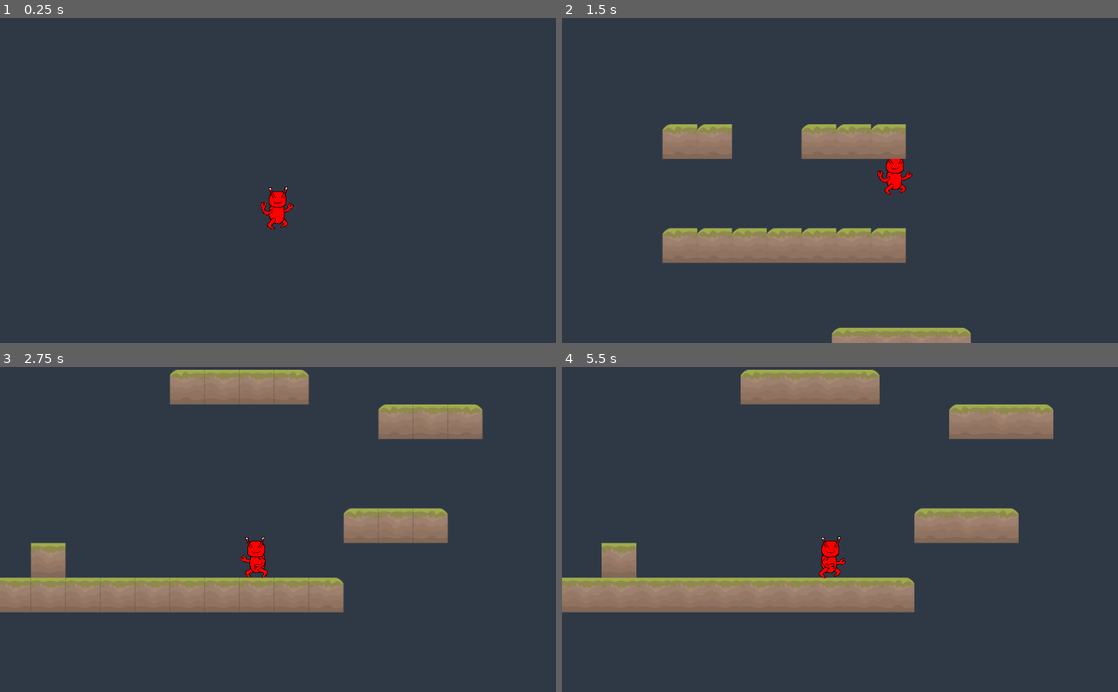
Above: before the commit, frames 1-4 (two rows, left to right).
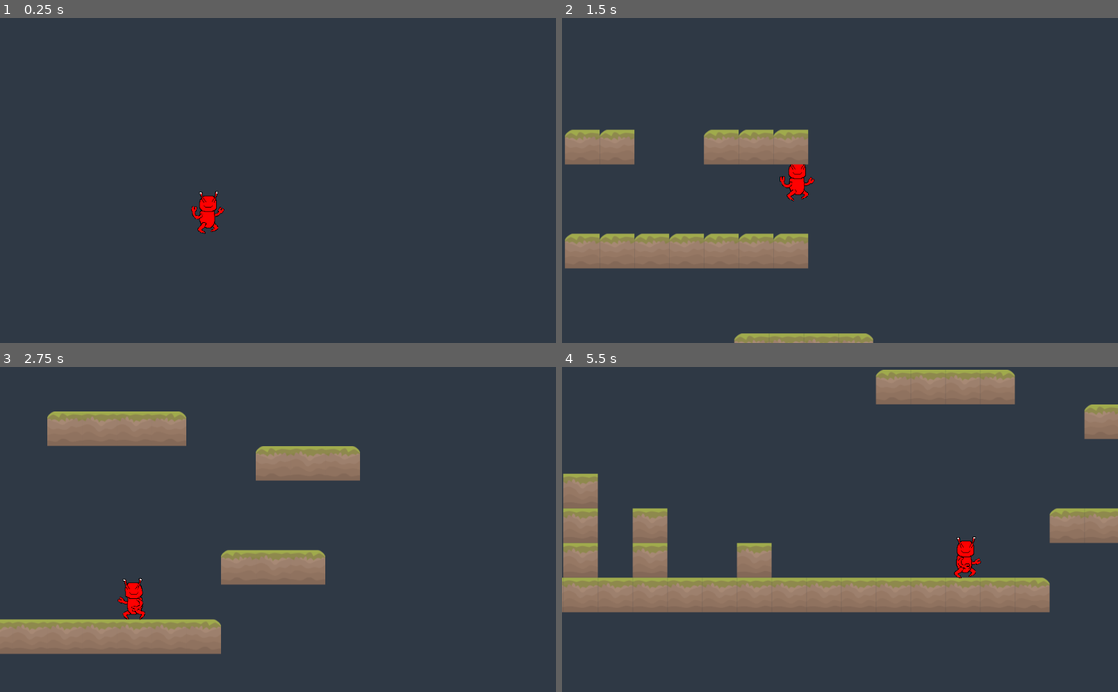
Above: after the commit, the same moments.

Repository: Alhrath/babelito
Game: Godot game, scene res://src/level/0.tscn
Same seed, same stepped clock (60 frames per second), same inputs: the game is played once before the commit and once after it.
Inputs:
- Up to frame 1 (0.25 s): no input
- Up to frame 2 (1.5 s): hold W (jump) 0.53-1.28 s; hold D (move_right) from 0.53 s (still down); tap W (jump) at 1.35 s
- Up to frame 3 (2.75 s): tap W (jump) at 1.52, 1.82 s; release D (move_right) at 2.03 s; hold A (move_left) from 2.03 s (still down); hold W (jump) from 2.03 s (still down)
- Up to frame 4 (5.5 s): release A (move_left) at 2.78 s; release W (jump) at 2.78 s; hold D (move_right) 2.78-4.28 s; tap W (jump) at 2.85, 3.02, 3.32, 4.35, 4.52, 4.82 s; hold W (jump) 3.53-4.28 s; hold A (move_left) 4.28-5.03 s; hold D (move_right) from 5.03 s (still down); hold W (jump) from 5.03 s (still down)

The runs differ from the first frame. In frame 1, 0.8% of the frame differs, in the area x 34-53%, y 51-67%; in frame 2, 13%; in frame 3, 25%, in the area x 0-87%, y 0-89%; in frame 4, 19%.

Commit message:
Better following of the camera

Diff:
--- /dev/null
+++ b/Babelito/src/entity/player/Camera2D.gd
@@ -0,0 +1,28 @@
+extends Camera2D
+
+
+const LOOK_AHEAD_FACTOR = 0.2
+const SHIFT_TRANS = Tween.TRANS_SINE
+const SHIFT_EASE = Tween.EASE_OUT
+const SHIFT_DURATION = 1.0
+
+var facing = 0
+
+onready var prev_camera_pos = get_camera_position()
+onready var tween = $ShiftTween
+
+func _process(delta):
+	_check_facing() #determine if the camera is front of the player or not
+	prev_camera_pos = get_camera_position()
+
+func _check_facing():
+	var new_facing = sign(get_camera_position().x - prev_camera_pos.x)
+	if new_facing != 0 && facing != new_facing:
+		facing = new_facing
+		var target_offset = get_viewport_rect().size.x * LOOK_AHEAD_FACTOR * facing
+
+		tween.interpolate_property(self,"position:x", position.x, target_offset, SHIFT_DURATION, SHIFT_TRANS, SHIFT_EASE)
+		tween.start()
+
+func _on_Player_grounded_updated(is_grounded):
+	drag_margin_v_enabled = !is_grounded
--- a/Babelito/src/entity/player/player.gd
+++ b/Babelito/src/entity/player/player.gd
@@ -1,4 +1,6 @@
 extends KinematicBody2D
+
+signal grounded_updated(is_grounded)
 
 const UP = Vector2(0,-1)
 const SLOPE_STOP = 64
@@ -21,7 +23,7 @@
 onready var anim_player = $Body/PlayerRig/AnimationPlayer
 
 func _ready():
-	gravity = 2* max_jump_height / pow(jump_duration, 2)
+	gravity = 2 * max_jump_height / pow(jump_duration, 2)
 	max_jump_velocity = -sqrt(2 * gravity * max_jump_height)
 	min_jump_velocity = -sqrt(2 * gravity * min_jump_height)
 
@@ -35,6 +37,9 @@
 	velocity = move_and_slide(velocity, UP, SLOPE_STOP)
 
 	is_grounded = !is_jumping && get_collision_mask_bit(DROP_THRU_BIT) && _check_is_grounded()
+	var was_grounded = is_grounded
+	if was_grounded == null || is_grounded != was_grounded:
+		emit_signal("grounded_updated", is_grounded)
 
 	_assign_animation()
 
--- a/Babelito/src/entity/player/player.tscn
+++ b/Babelito/src/entity/player/player.tscn
@@ -1,7 +1,8 @@
-[gd_scene load_steps=5 format=2]
+[gd_scene load_steps=6 format=2]
 
 [ext_resource path="res://src/entity/player/PlayerRig.tscn" type="PackedScene" id=1]
 [ext_resource path="res://src/entity/player/Player.gd" type="Script" id=2]
+[ext_resource path="res://src/entity/player/Camera2D.gd" type="Script" id=3]
 
 [sub_resource type="RectangleShape2D" id=1]
 extents = Vector2( 15.5701, 34.6285 )
@@ -15,11 +16,17 @@
 script = ExtResource( 2 )
 
 [node name="Camera2D" type="Camera2D" parent="."]
+position = Vector2( 128, 0 )
 current = true
 drag_margin_h_enabled = true
 drag_margin_v_enabled = true
+smoothing_enabled = true
+drag_margin_left = 0.1
+drag_margin_top = 0.75
+drag_margin_right = 0.1
+script = ExtResource( 3 )
 
-[node name="Shift Tween" type="Tween" parent="Camera2D"]
+[node name="ShiftTween" type="Tween" parent="Camera2D"]
 
 [node name="Body" type="Node2D" parent="."]
 __meta__ = {
@@ -29,6 +36,7 @@
 [node name="PlayerRig" parent="Body" instance=ExtResource( 1 )]
 
 [node name="PhysicsShape" type="CollisionShape2D" parent="."]
+visible = false
 light_mask = 0
 position = Vector2( -0.10376, -5.82183 )
 shape = SubResource( 1 )
@@ -37,6 +45,7 @@
 }
 
 [node name="Raycasts" type="Node2D" parent="."]
+visible = false
 light_mask = 3
 __meta__ = {
 "_edit_lock_": true
@@ -70,6 +79,7 @@
 }
 
 [node name="DropThruRaycasts" type="Node2D" parent="."]
+visible = false
 light_mask = 3
 __meta__ = {
 "_edit_lock_": true
@@ -103,6 +113,7 @@
 }
 
 [node name="Area2D" type="Area2D" parent="."]
+visible = false
 collision_mask = 2
 __meta__ = {
 "_edit_lock_": true
@@ -114,4 +125,5 @@
 __meta__ = {
 "_edit_lock_": true
 }
+[connection signal="grounded_updated" from="." to="Camera2D" method="_on_Player_grounded_updated"]
 [connection signal="body_exited" from="Area2D" to="." method="_on_Area2D_body_exited"]
